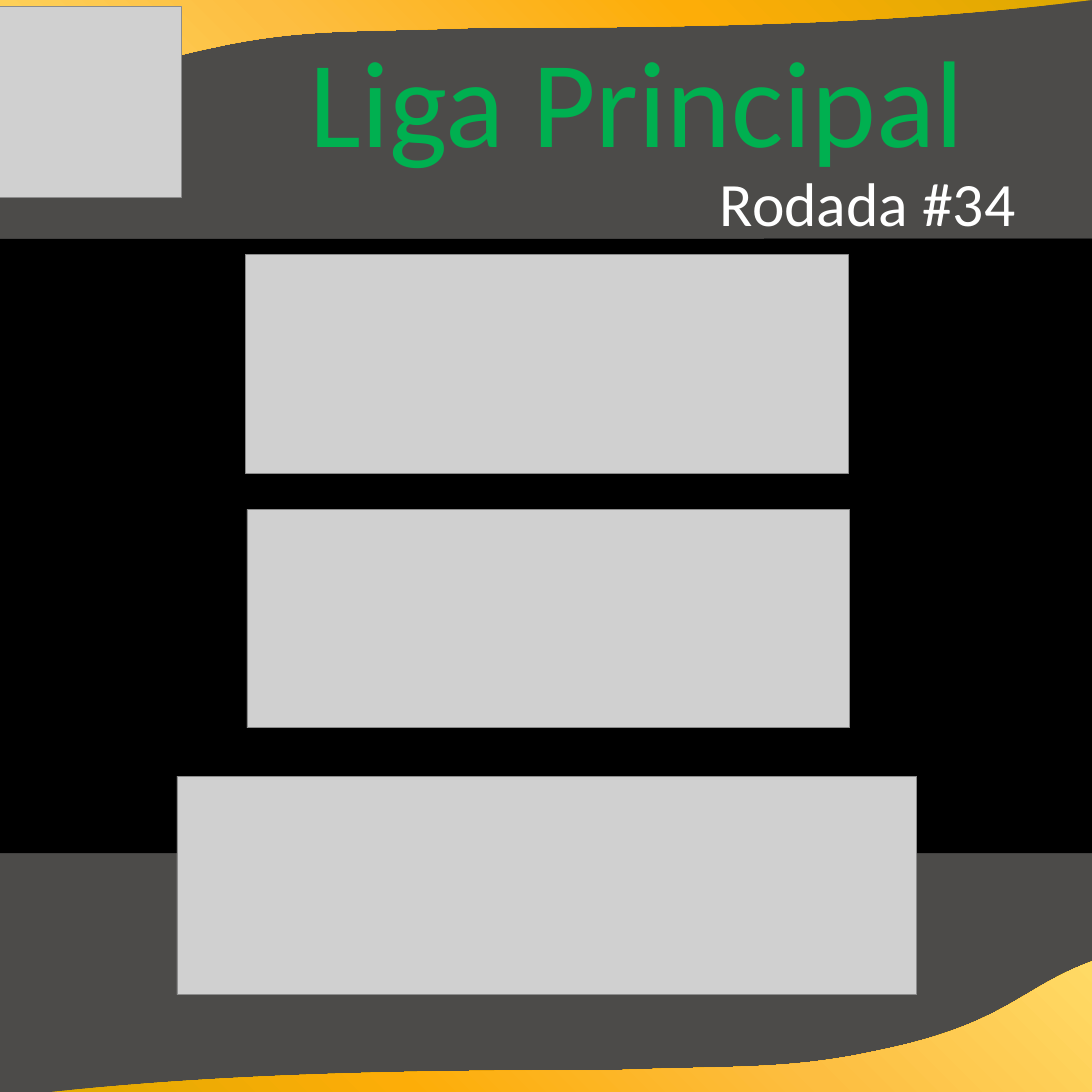
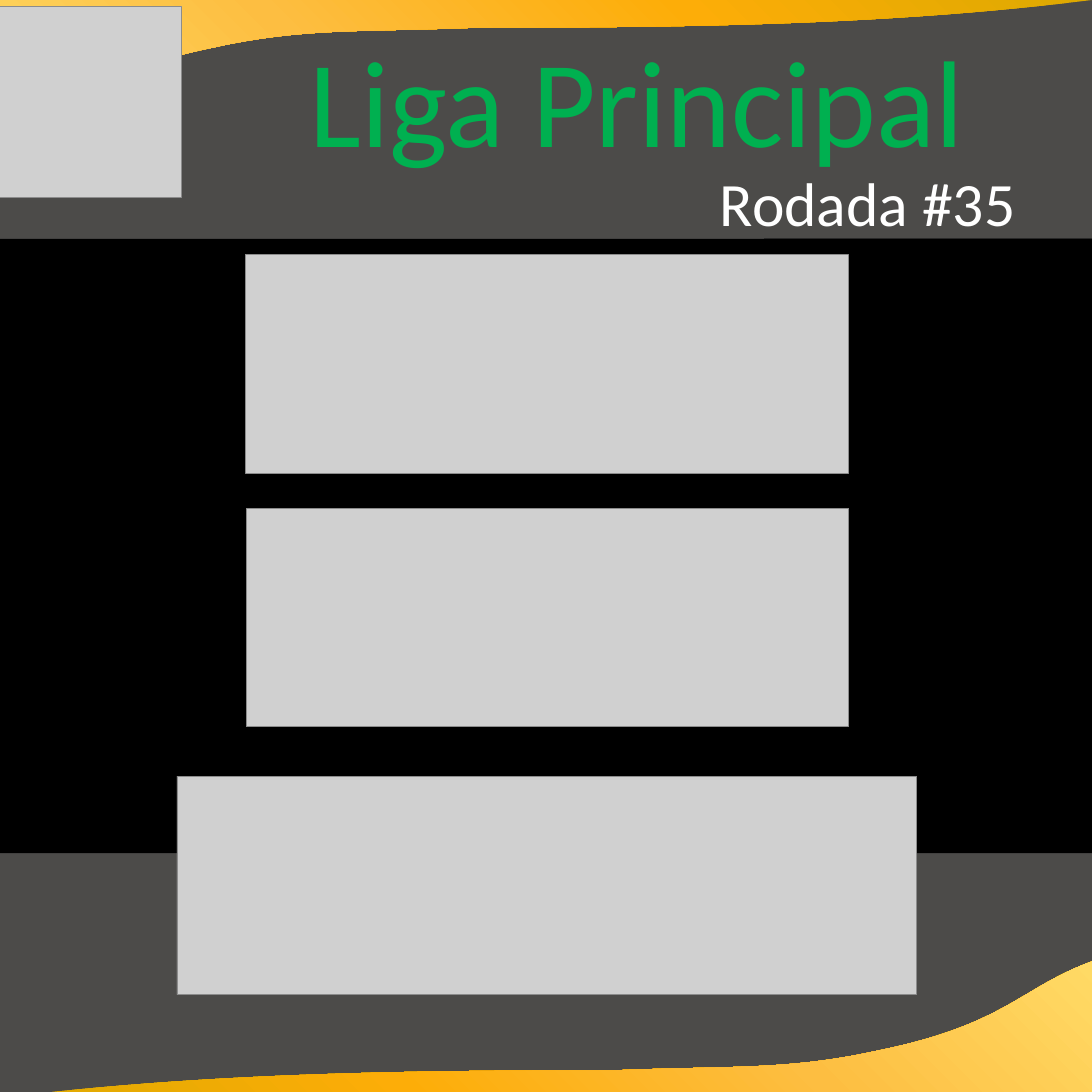
Before and after one commit to cknakayama/automacao_ligaroletarussa2021, a slide deck: slide 3 of Informativos.pptx. Drawn at 1092x1092 pixels with LibreOffice and Linux fonts; fonts in the diff are those of the drawing; grey boxes stand for pictures; background and template pictures are left out. Boxes give left, top, right and bottom in pixels: in the first picture for what was removed or moved away, otherwise in the second. Text is boxed around its words. In the diff, an @@ line names an element or a change of style, - is before the commit and + after.

Commit message:
rodada 35

```diff
--- a/Informativos.pptx
+++ b/Informativos.pptx
@@ text at (720,183,1015,241): text changed @@
-Rodada #34
+Rodada #35
```
Also in this commit, not shown: 3 other slides changed, 4 other files.
